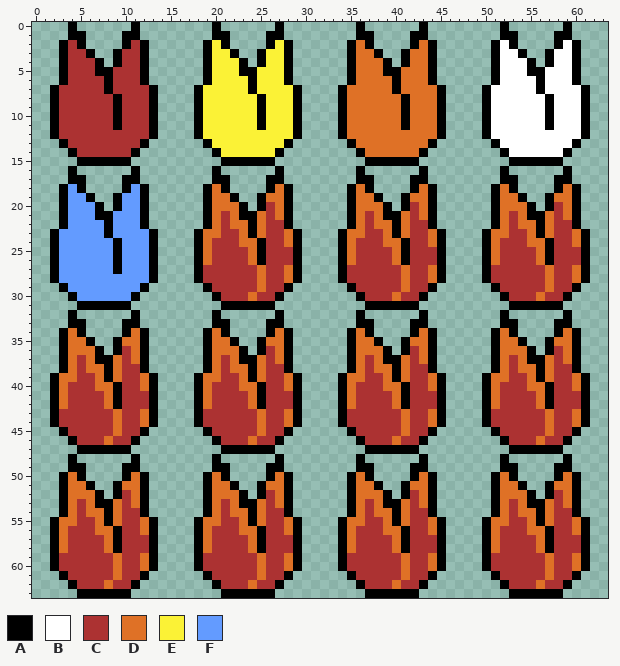
A pixel-art file gets an edit: Resources/Coloured_Shapes/Tulip.aseprite. The picture above was drawn from the file before the commit.
64x64 pixels, 1 frame.
Palette (. is transparent): A #000000  B #ffffff  C #ac3232  D #df7126  E #fbf236  F #639bff
Pixels before (only the part around the change), first column x 0:
12 ..ACCCCCCCCCCA....AEEEEEEEEEEA....ADDDDDDDDDDA....ABBBBBBBBBBA..
13 ...ACCCCCCCCA......AEEEEEEEEA......ADDDDDDDDA......ABBBBBBBBA...
14 ....ACCCCCCA........AEEEEEEA........ADDDDDDA........ABBBBBBA....
15 .....AAAAAA..........AAAAAA..........AAAAAA..........AAAAAA.....
16 ....A......A........A......A........A......A........A......A....
17 ....AA....AA........AA....AA........AA....AA........AA....AA....
18 ...AFA....AFA......ADA....ADA......ADA....ADA......ADA....ADA...
19 ...AFFA..AFFA......ADDA..ADDA......ADDA..ADDA......ADDA..ADDA...
20 ...AFFFA.AFFA......ADDDA.ACDA......ADDDA.ACDA......ADDDA.ACDA...
21 ...AFFFAAFFFA......ADCDAADCDA......ADCDAADCDA......ADCDAADCDA...
22 ...AFFFFAFFFA......ADCDDADCCA......ADCDDADCCA......ADCDDADCCA...
23 ..AFFFFFAFFFFA....ADDCCDADCCDA....ADDCCDADCCDA....ADDCCDADCCDA..
24 ..AFFFFFFAFFFA....ADCCCDDACCDA....ADCCCDDACCDA....ADCCCDDACCDA..
25 ..AFFFFFFAFFFA....ADCCCCDACCCA....ADCCCCDACCCA....ADCCCCDACCCA..
26 ..AFFFFFFAFFFA....ADCCCCDACCCA....ADCCCCDACCCA....ADCCCCDACCCA..
27 ..AFFFFFFAFFFA....ACCCCCCDCCDA....ACCCCCCDCCDA....ACCCCCCDCCDA..
28 ..AFFFFFFFFFFA....ACCCCCCDCCDA....ACCCCCCDCCDA....ACCCCCCDCCDA..
29 ...AFFFFFFFFA......ACCCCCDCCA......ACCCCCDCCA......ACCCCCDCCA...
30 ....AFFFFFFA........ACCCDCCA........ACCCDCCA........ACCCDCCA....
31 .....AAAAAA..........AAAAAA..........AAAAAA..........AAAAAA.....
32 ....A......A........A......A........A......A........A......A....
33 ....AA....AA........AA....AA........AA....AA........AA....AA....
34 ...ADA....ADA......ADA....ADA......ADA....ADA......ADA....ADA...
35 ...ADDA..ADDA......ADDA..ADDA......ADDA..ADDA......ADDA..ADDA...
36 ...ADDDA.ACDA......ADDDA.ACDA......ADDDA.ACDA......ADDDA.ACDA...
37 ...ADCDAADCDA......ADCDAADCDA......ADCDAADCDA......ADCDAADCDA...
38 ...ADCDDADCCA......ADCDDADCCA......ADCDDADCCA......ADCDDADCCA...
39 ..ADDCCDADCCDA....ADDCCDADCCDA....ADDCCDADCCDA....ADDCCDADCCDA..
40 ..ADCCCDDACCDA....ADCCCDDACCDA....ADCCCDDACCDA....ADCCCDDACCDA..
41 ..ADCCCCDACCCA....ADCCCCDACCCA....ADCCCCDACCCA....ADCCCCDACCCA..
42 ..ADCCCCDACCCA....ADCCCCDACCCA....ADCCCCDACCCA....ADCCCCDACCCA..
43 ..ACCCCCCDCCDA....ACCCCCCDCCDA....ACCCCCCDCCDA....ACCCCCCDCCDA..
44 ..ACCCCCCDCCDA....ACCCCCCDCCDA....ACCCCCCDCCDA....ACCCCCCDCCDA..
45 ...ACCCCCDCCA......ACCCCCDCCA......ACCCCCDCCA......ACCCCCDCCA...
46 ....ACCCDCCA........ACCCDCCA........ACCCDCCA........ACCCDCCA....
47 .....AAAAAA..........AAAAAA..........AAAAAA..........AAAAAA.....
48 ....A......A........A......A........A......A........A......A....
49 ....AA....AA........AA....AA........AA....AA........AA....AA....
50 ...ADA....ADA......ADA....ADA......ADA....ADA......ADA....ADA...
51 ...ADDA..ADDA......ADDA..ADDA......ADDA..ADDA......ADDA..ADDA...
52 ...ADDDA.ACDA......ADDDA.ACDA......ADDDA.ACDA......ADDDA.ACDA...
53 ...ADCDAADCDA......ADCDAADCDA......ADCDAADCDA......ADCDAADCDA...
54 ...ADCDDADCCA......ADCDDADCCA......ADCDDADCCA......ADCDDADCCA...
55 ..ADDCCDADCCDA....ADDCCDADCCDA....ADDCCDADCCDA....ADDCCDADCCDA..
56 ..ADCCCDDACCDA....ADCCCDDACCDA....ADCCCDDACCDA....ADCCCDDACCDA..
57 ..ADCCCCDACCCA....ADCCCCDACCCA....ADCCCCDACCCA....ADCCCCDACCCA..
58 ..ADCCCCDACCCA....ADCCCCDACCCA....ADCCCCDACCCA....ADCCCCDACCCA..
59 ..ACCCCCCDCCDA....ACCCCCCDCCDA....ACCCCCCDCCDA....ACCCCCCDCCDA..
60 ..ACCCCCCDCCDA....ACCCCCCDCCDA....ACCCCCCDCCDA....ACCCCCCDCCDA..
61 ...ACCCCCDCCA......ACCCCCDCCA......ACCCCCDCCA......ACCCCCDCCA...
62 ....ACCCDCCA........ACCCDCCA........ACCCDCCA........ACCCDCCA....
63 .....AAAAAA..........AAAAAA..........AAAAAA..........AAAAAA.....
New version:
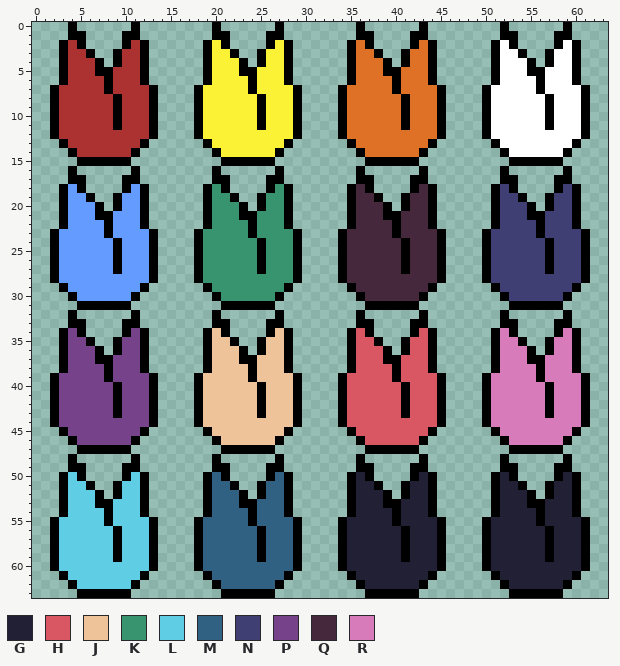
Colours new in this view: G #222034  H #d95763  J #eec39a  K #37946e  L #5fcde4  M #306082  N #3f3f74  P #76428a  Q #45283c  R #d77bba
What changed:
Layer "Layer 1":
y 18: x 20 D -> K; x 27 D -> K; x 36 D -> Q; x 43 D -> Q; x 52 D -> N; x 59 D -> N
y 19: x 20..21 DD -> KK; x 26..27 DD -> KK; x 36..37 DD -> QQ; x 42..43 DD -> QQ; x 52..53 DD -> NN; x 58..59 DD -> NN
y 20: x 20..22 DDD -> KKK; x 26..27 CD -> KK; x 36..38 DDD -> QQQ; x 42..43 CD -> QQ; x 52..54 DDD -> NNN; x 58..59 CD -> NN
y 21: x 20..22 DCD -> KKK; x 25..27 DCD -> KKK; x 36..38 DCD -> QQQ; x 41..43 DCD -> QQQ; x 52..54 DCD -> NNN; x 57..59 DCD -> NNN
y 22: x 20..23 DCDD -> KKKK; x 25..27 DCC -> KKK; x 36..39 DCDD -> QQQQ; x 41..43 DCC -> QQQ; x 52..55 DCDD -> NNNN; x 57..59 DCC -> NNN
y 23: x 19..23 DDCCD -> KKKKK; x 25..28 DCCD -> KKKK; x 35..39 DDCCD -> QQQQQ; x 41..44 DCCD -> QQQQ; x 51..55 DDCCD -> NNNNN; x 57..60 DCCD -> NNNN
y 24: x 19..24 DCCCDD -> KKKKKK; x 26..28 CCD -> KKK; x 35..40 DCCCDD -> QQQQQQ; x 42..44 CCD -> QQQ; x 51..56 DCCCDD -> NNNNNN; x 58..60 CCD -> NNN
y 25..26: x 19..24 DCCCCD -> KKKKKK; x 26..28 CCC -> KKK; x 35..40 DCCCCD -> QQQQQQ; x 42..44 CCC -> QQQ; x 51..56 DCCCCD -> NNNNNN; x 58..60 CCC -> NNN
y 27: x 19..28 CCCCCCDCCD -> KKKKKKAKKK; x 35..44 CCCCCCDCCD -> QQQQQQAQQQ; x 51..60 CCCCCCDCCD -> NNNNNNANNN
y 28: x 19..28 CCCCCCDCCD -> KKKKKKKKKK; x 35..44 CCCCCCDCCD -> QQQQQQQQQQ; x 51..60 CCCCCCDCCD -> NNNNNNNNNN
y 29: x 20..27 CCCCCDCC -> KKKKKKKK; x 36..43 CCCCCDCC -> QQQQQQQQ; x 52..59 CCCCCDCC -> NNNNNNNN
y 30: x 21..26 CCCDCC -> KKKKKK; x 37..42 CCCDCC -> QQQQQQ; x 53..58 CCCDCC -> NNNNNN
y 34: x 4 D -> P; x 11 D -> P; x 20 D -> J; x 27 D -> J; x 36 D -> H; x 43 D -> H; x 52 D -> R; x 59 D -> R
y 35: x 4..5 DD -> PP; x 10..11 DD -> PP; x 20..21 DD -> JJ; x 26..27 DD -> JJ; x 36..37 DD -> HH; x 42..43 DD -> HH; x 52..53 DD -> RR; x 58..59 DD -> RR
y 36: x 4..6 DDD -> PPP; x 10..11 CD -> PP; x 20..22 DDD -> JJJ; x 26..27 CD -> JJ; x 36..38 DDD -> HHH; x 42..43 CD -> HH; x 52..54 DDD -> RRR; x 58..59 CD -> RR
y 37: x 4..6 DCD -> PPP; x 9..11 DCD -> PPP; x 20..22 DCD -> JJJ; x 25..27 DCD -> JJJ; x 36..38 DCD -> HHH; x 41..43 DCD -> HHH; x 52..54 DCD -> RRR; x 57..59 DCD -> RRR
y 38: x 4..7 DCDD -> PPPP; x 9..11 DCC -> PPP; x 20..23 DCDD -> JJJJ; x 25..27 DCC -> JJJ; x 36..39 DCDD -> HHHH; x 41..43 DCC -> HHH; x 52..55 DCDD -> RRRR; x 57..59 DCC -> RRR
y 39: x 3..7 DDCCD -> PPPPP; x 9..12 DCCD -> PPPP; x 19..23 DDCCD -> JJJJJ; x 25..28 DCCD -> JJJJ; x 35..39 DDCCD -> HHHHH; x 41..44 DCCD -> HHHH; x 51..55 DDCCD -> RRRRR; x 57..60 DCCD -> RRRR
y 40: x 3..8 DCCCDD -> PPPPPP; x 10..12 CCD -> PPP; x 19..24 DCCCDD -> JJJJJJ; x 26..28 CCD -> JJJ; x 35..40 DCCCDD -> HHHHHH; x 42..44 CCD -> HHH; x 51..56 DCCCDD -> RRRRRR; x 58..60 CCD -> RRR
y 41..42: x 3..8 DCCCCD -> PPPPPP; x 10..12 CCC -> PPP; x 19..24 DCCCCD -> JJJJJJ; x 26..28 CCC -> JJJ; x 35..40 DCCCCD -> HHHHHH; x 42..44 CCC -> HHH; x 51..56 DCCCCD -> RRRRRR; x 58..60 CCC -> RRR
y 43: x 3..12 CCCCCCDCCD -> PPPPPPAPPP; x 19..28 CCCCCCDCCD -> JJJJJJAJJJ; x 35..44 CCCCCCDCCD -> HHHHHHAHHH; x 51..60 CCCCCCDCCD -> RRRRRRARRR
y 44: x 3..12 CCCCCCDCCD -> PPPPPPPPPP; x 19..28 CCCCCCDCCD -> JJJJJJJJJJ; x 35..44 CCCCCCDCCD -> HHHHHHHHHH; x 51..60 CCCCCCDCCD -> RRRRRRRRRR
y 45: x 4..11 CCCCCDCC -> PPPPPPPP; x 20..27 CCCCCDCC -> JJJJJJJJ; x 36..43 CCCCCDCC -> HHHHHHHH; x 52..59 CCCCCDCC -> RRRRRRRR
y 46: x 5..10 CCCDCC -> PPPPPP; x 21..26 CCCDCC -> JJJJJJ; x 37..42 CCCDCC -> HHHHHH; x 53..58 CCCDCC -> RRRRRR
y 50: x 4 D -> L; x 11 D -> L; x 20 D -> M; x 27 D -> M; x 36 D -> G; x 43 D -> G; x 52 D -> G; x 59 D -> G
y 51: x 4..5 DD -> LL; x 10..11 DD -> LL; x 20..21 DD -> MM; x 26..27 DD -> MM; x 36..37 DD -> GG; x 42..43 DD -> GG; x 52..53 DD -> GG; x 58..59 DD -> GG
y 52: x 4..6 DDD -> LLL; x 10..11 CD -> LL; x 20..22 DDD -> MMM; x 26..27 CD -> MM; x 36..38 DDD -> GGG; x 42..43 CD -> GG; x 52..54 DDD -> GGG; x 58..59 CD -> GG
y 53: x 4..6 DCD -> LLL; x 9..11 DCD -> LLL; x 20..22 DCD -> MMM; x 25..27 DCD -> MMM; x 36..38 DCD -> GGG; x 41..43 DCD -> GGG; x 52..54 DCD -> GGG; x 57..59 DCD -> GGG
y 54: x 4..7 DCDD -> LLLL; x 9..11 DCC -> LLL; x 20..23 DCDD -> MMMM; x 25..27 DCC -> MMM; x 36..39 DCDD -> GGGG; x 41..43 DCC -> GGG; x 52..55 DCDD -> GGGG; x 57..59 DCC -> GGG
y 55: x 3..7 DDCCD -> LLLLL; x 9..12 DCCD -> LLLL; x 19..23 DDCCD -> MMMMM; x 25..28 DCCD -> MMMM; x 35..39 DDCCD -> GGGGG; x 41..44 DCCD -> GGGG; x 51..55 DDCCD -> GGGGG; x 57..60 DCCD -> GGGG
y 56: x 3..8 DCCCDD -> LLLLLL; x 10..12 CCD -> LLL; x 19..24 DCCCDD -> MMMMMM; x 26..28 CCD -> MMM; x 35..40 DCCCDD -> GGGGGG; x 42..44 CCD -> GGG; x 51..56 DCCCDD -> GGGGGG; x 58..60 CCD -> GGG
y 57..58: x 3..8 DCCCCD -> LLLLLL; x 10..12 CCC -> LLL; x 19..24 DCCCCD -> MMMMMM; x 26..28 CCC -> MMM; x 35..40 DCCCCD -> GGGGGG; x 42..44 CCC -> GGG; x 51..56 DCCCCD -> GGGGGG; x 58..60 CCC -> GGG
y 59: x 3..12 CCCCCCDCCD -> LLLLLLALLL; x 19..28 CCCCCCDCCD -> MMMMMMAMMM; x 35..44 CCCCCCDCCD -> GGGGGGAGGG; x 51..60 CCCCCCDCCD -> GGGGGGAGGG
y 60: x 3..12 CCCCCCDCCD -> LLLLLLLLLL; x 19..28 CCCCCCDCCD -> MMMMMMMMMM; x 35..44 CCCCCCDCCD -> GGGGGGGGGG; x 51..60 CCCCCCDCCD -> GGGGGGGGGG
y 61: x 4..11 CCCCCDCC -> LLLLLLLL; x 20..27 CCCCCDCC -> MMMMMMMM; x 36..43 CCCCCDCC -> GGGGGGGG; x 52..59 CCCCCDCC -> GGGGGGGG
y 62: x 5..10 CCCDCC -> LLLLLL; x 21..26 CCCDCC -> MMMMMM; x 37..42 CCCDCC -> GGGGGG; x 53..58 CCCDCC -> GGGGGG
Pixel boxes of the changes (left, top, right, bottom) in both pictures:
changed: (203, 184, 293, 589)
changed: (347, 184, 437, 589)
changed: (491, 184, 581, 589)
changed: (59, 328, 149, 589)
